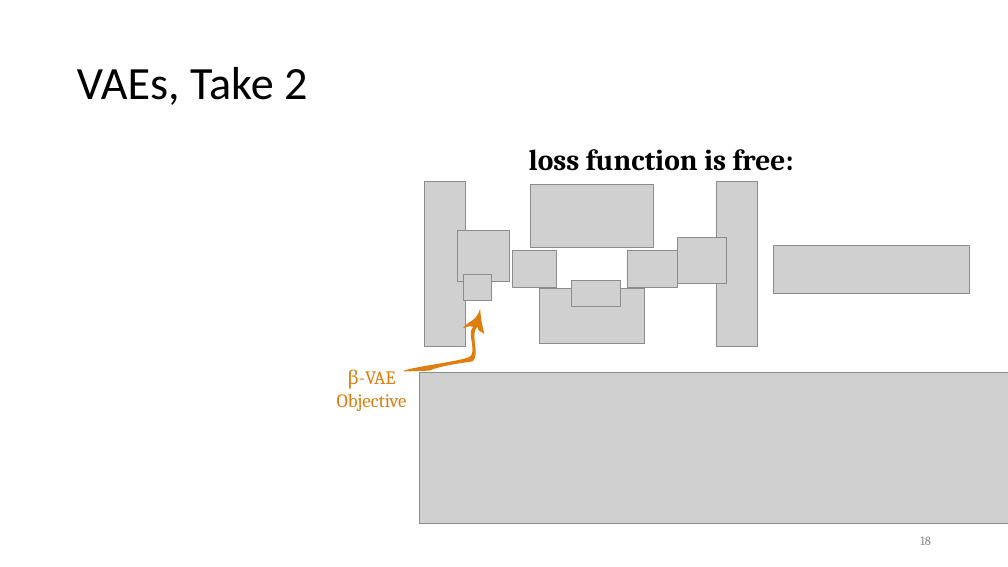
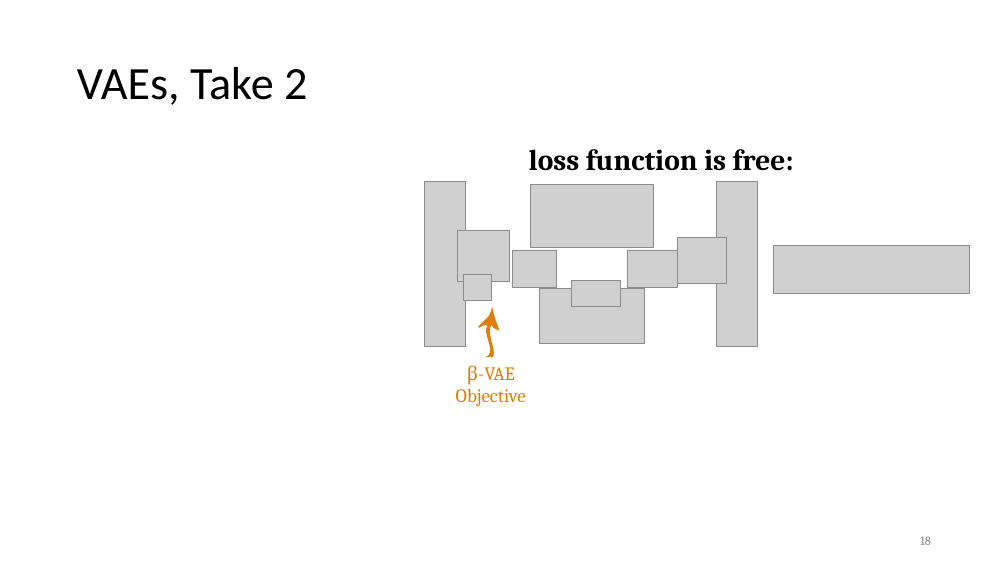
Before and after one commit to orichardson/pdg-expts, a slide deck: slide 18 of present/AISTATS-2022/one-true-loss.pptx. Drawn at 1008x567 pixels with LibreOffice and Linux fonts; fonts in the diff are those of the drawing; grey boxes stand for pictures. Boxes give left, top, right and bottom in pixels: in the first picture for what was removed or moved away, otherwise in the second. Text is boxed around its words. In the diff, an @@ line names an element or a change of style, - is before the commit and + after.

```diff
--- a/present/AISTATS-2022/one-true-loss.pptx
+++ b/present/AISTATS-2022/one-true-loss.pptx
@@ freeform shape at [464,307,518,362]: rotation 50 to 42 degrees; outline redrawn @@
@@ text "β-VAE": place and size @@
-text "β-VAE" at [337,369,407,411]
+text "β-VAE" at [456,365,526,406]
@@ picture removed at [420,372,1008,524] @@
```
Also in this commit, not shown: 4 other slides changed.
